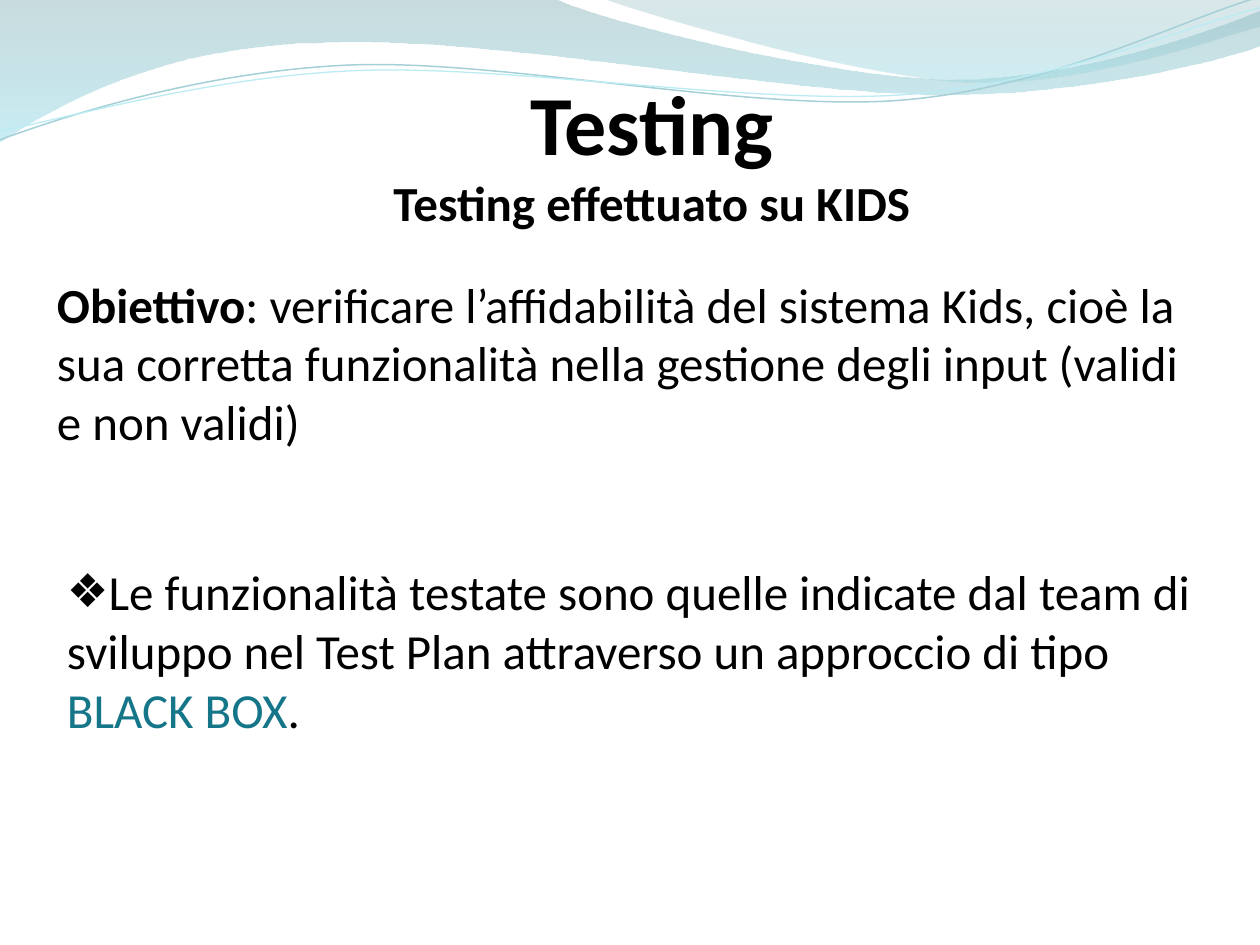
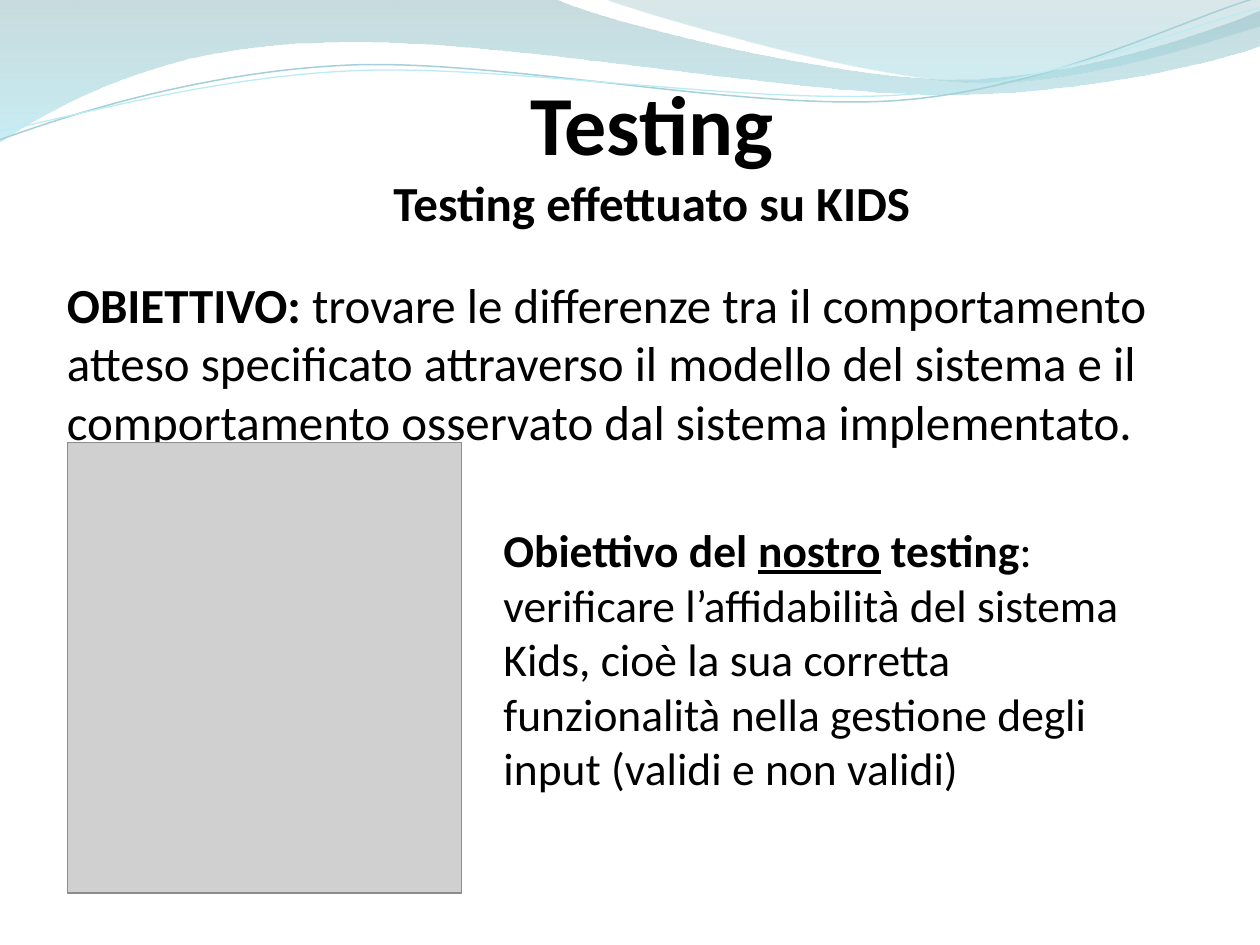
Before and after one commit to ammirate/at-silo, a slide deck: slide 11 of Presentazione/Atsilo2/Ferrara/Ferrara_M_PresentazioneFinale.pptx (slide 10 before the commit). Drawn at 1260x945 pixels with LibreOffice and Linux fonts; fonts in the diff are those of the drawing; grey boxes stand for pictures. Boxes give left, top, right and bottom in pixels: in the first picture for what was removed or moved away, otherwise in the second. Text is boxed around its words. In the diff, an @@ line names an element or a change of style, - is before the commit and + after.

Commit message:
[wt m]

```diff
--- a/Presentazione/Atsilo2/Ferrara/Ferrara_M_PresentazioneFinale.pptx
+++ b/Presentazione/Atsilo2/Ferrara/Ferrara_M_PresentazioneFinale.pptx
@@ text added at (67, 289, 1146, 452), 28 pt, text #000000 @@
+OBIETTIVO: trovare le differenze tra il comportamento atteso specificato attraverso il modello del sistema e il comportamento osservato dal sistema implementato.
@@ picture added at (68, 442, 461, 892) @@
@@ text at (503, 535, 1118, 793): text changed; size 28 to 26 pt @@
-Obiettivo: verificare l’affidabilità del sistema Kids, cioè la sua corretta funzionalità nella gestione degli input (validi e non validi)
+Obiettivo del nostro testing: verificare l’affidabilità del sistema Kids, cioè la sua corretta funzionalità nella gestione degli input (validi e non validi)
@@ text removed at (67, 576, 1190, 729) @@
-❖ Le funzionalità testate sono quelle indicate dal team di sviluppo nel Test Plan attraverso un approccio di tipo BLACK BOX.
```
Also in this commit, not shown: 5 other slides changed, 3 slides added.
